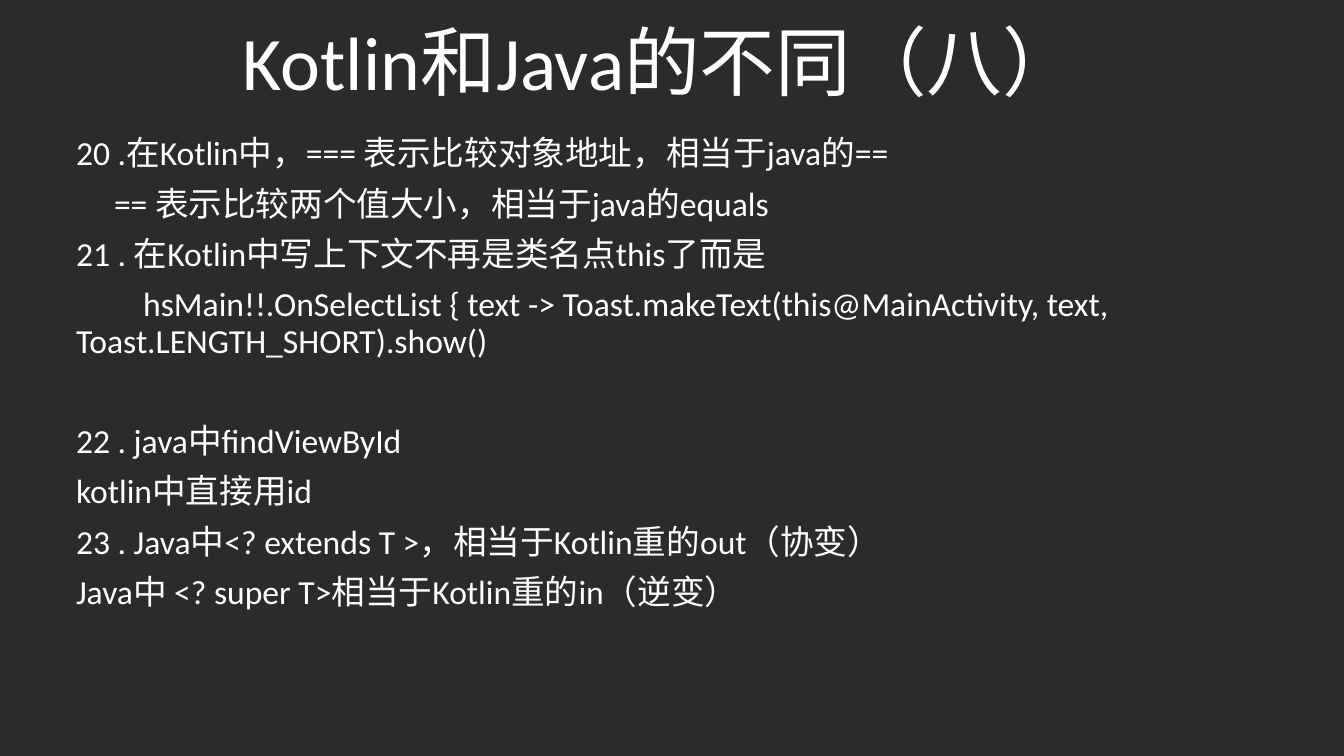
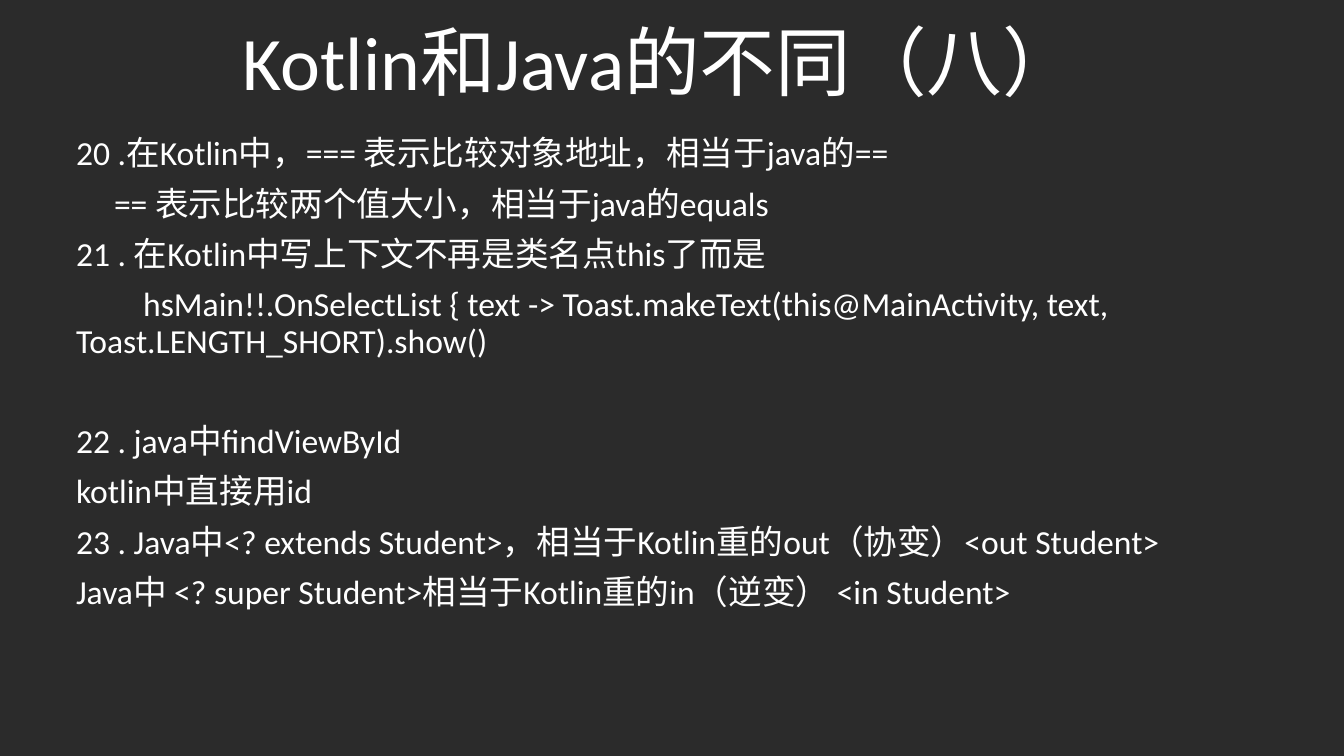
Before and after one commit to gaoleicoding/HelloKotlin, a slide deck: slide 13 of KotlinApp/Kotlin分享.pptx (slide 12 before the commit). Drawn at 1344x756 pixels with LibreOffice and Linux fonts; fonts in the diff are those of the drawing; background and template pictures are left out; a plain dark background stands for a picture behind light text. Boxes give left, top, right and bottom in pixels: in the first picture for what was removed or moved away, otherwise in the second. Text is boxed around its words. In the diff, an @@ line names an element or a change of style, - is before the commit and + after.

```diff
--- a/KotlinApp/Kotlin分享.pptx
+++ b/KotlinApp/Kotlin分享.pptx
@@ subtitle at (76, 526, 1159, 610): text changed @@
-23 . Java中<? extends T >，相当于Kotlin重的out（协变）
-Java中 <? super T>相当于Kotlin重的in（逆变）
+23 . Java中<? extends Student>，相当于Kotlin重的out（协变）<out Student>
+Java中 <? super Student>相当于Kotlin重的in（逆变） <in Student>
```
Also in this commit, not shown: 2 other slides changed, 5 other files.
